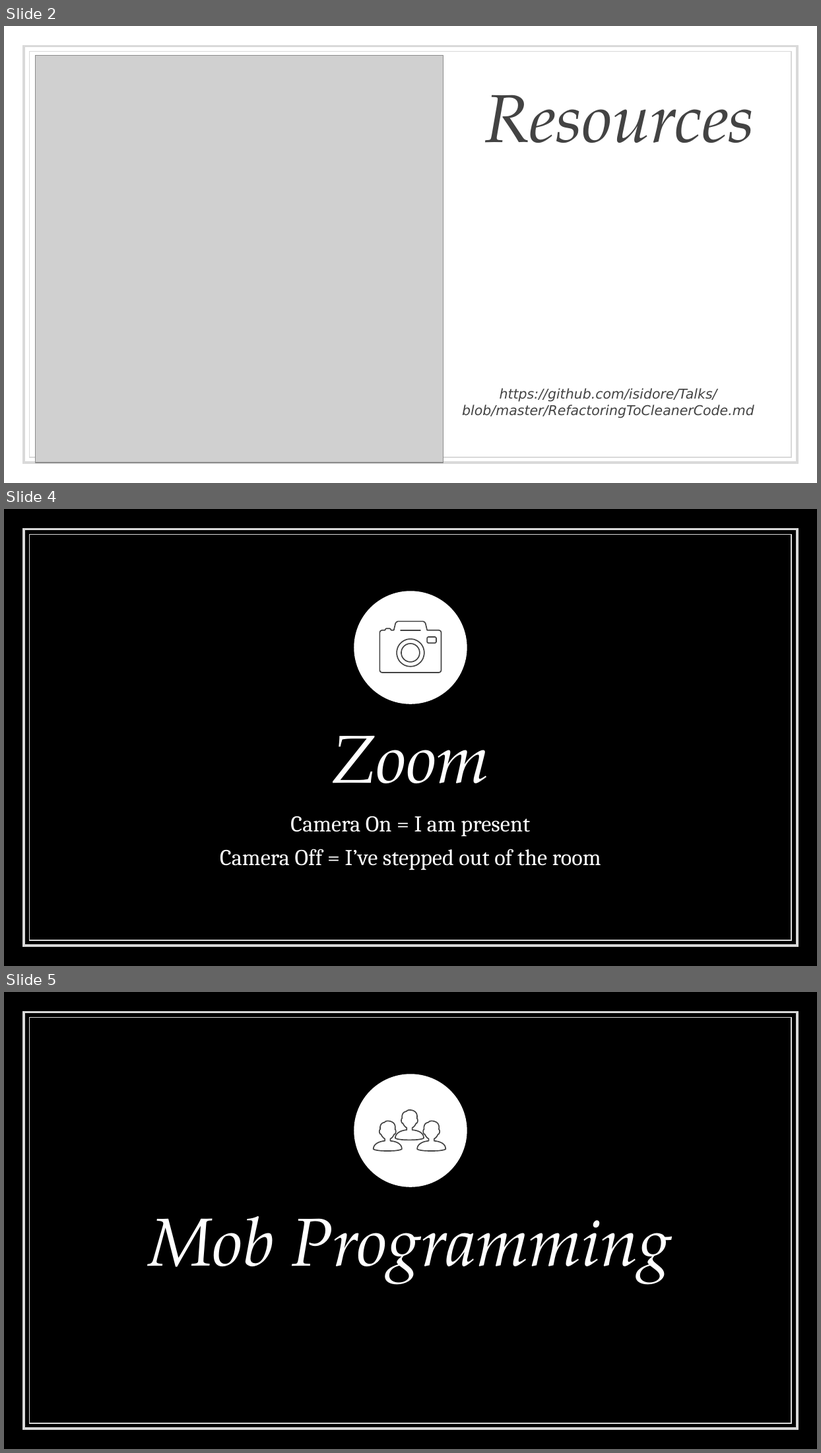
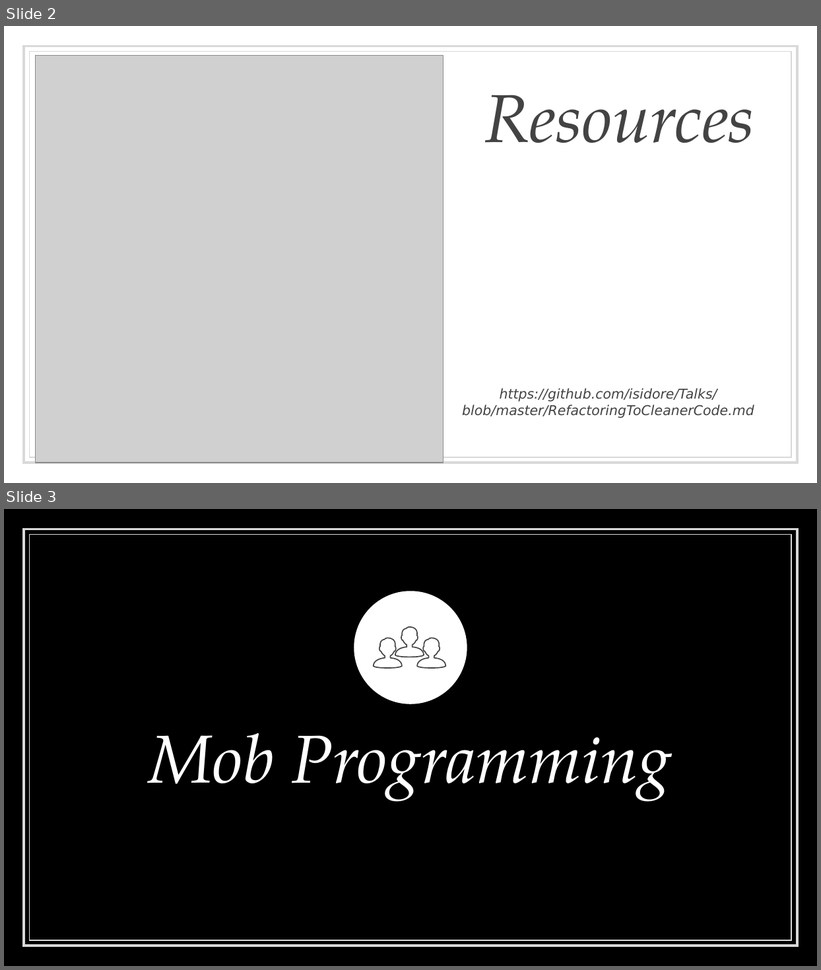
Before and after one commit to LearnWithLlew/RefactoringToCleanerCode.Slides, a slide deck: RefactoringToCleanerCode-In Person.pptx. Shown one above the other, each under a label of ours: slides 2, 4 and 5 before the commit, slides 2 and 3 after it; the slides between them are not shown. The pictures are 821x1453 and 821x970 pixels, drawn with LibreOffice and Linux fonts; fonts in the diff are those of the drawing; grey boxes stand for pictures. Boxes give left, top, right and bottom in pixels: in the first picture for what was removed or moved away, otherwise in the second. Text is boxed around its words. In the diff, an @@ line names an element or a change of style, - is before the commit and + after.

```diff
--- a/RefactoringToCleanerCode-In Person.pptx
+++ b/RefactoringToCleanerCode-In Person.pptx
@@ slide 4 removed at (4,509,817,966), background #000000; not listed: 2 template elements that a slide beside it also shows @@
@@ ellipse removed at (354,591,467,704) @@
@@ group removed at (380,621,442,673): 5 freeform shapes @@
@@ title removed at (331,736,490,784) @@
-Zoom
@@ subtitle removed at (220,817,601,871) @@
-Camera On = I am present
-Camera Off = I’ve stepped out of the room
@@ what was slide 5 is now slide 3 @@
```
Also in this commit, not shown: 2 slides changed, 2 slides added, 5 other slides removed.
